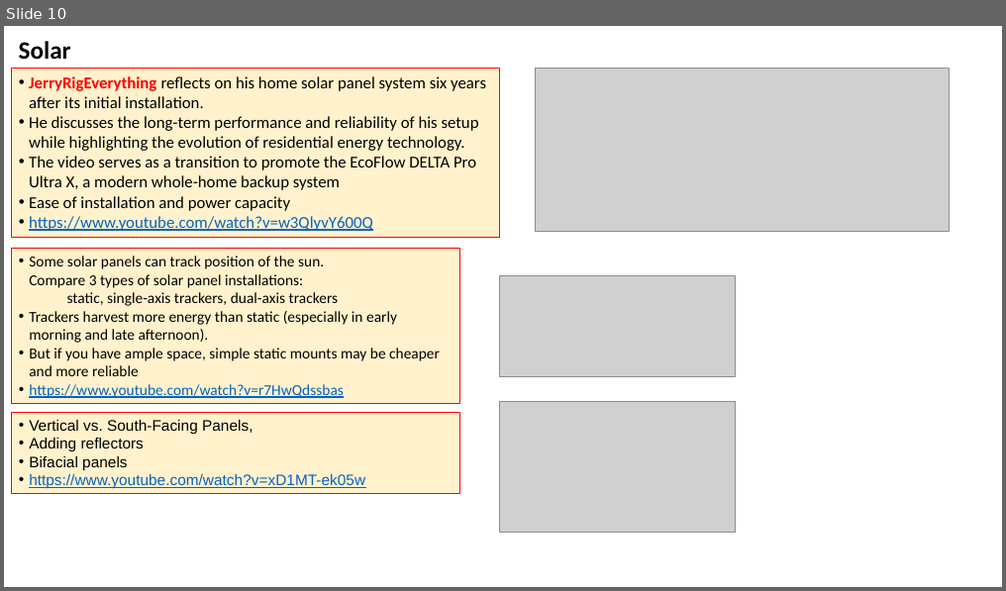
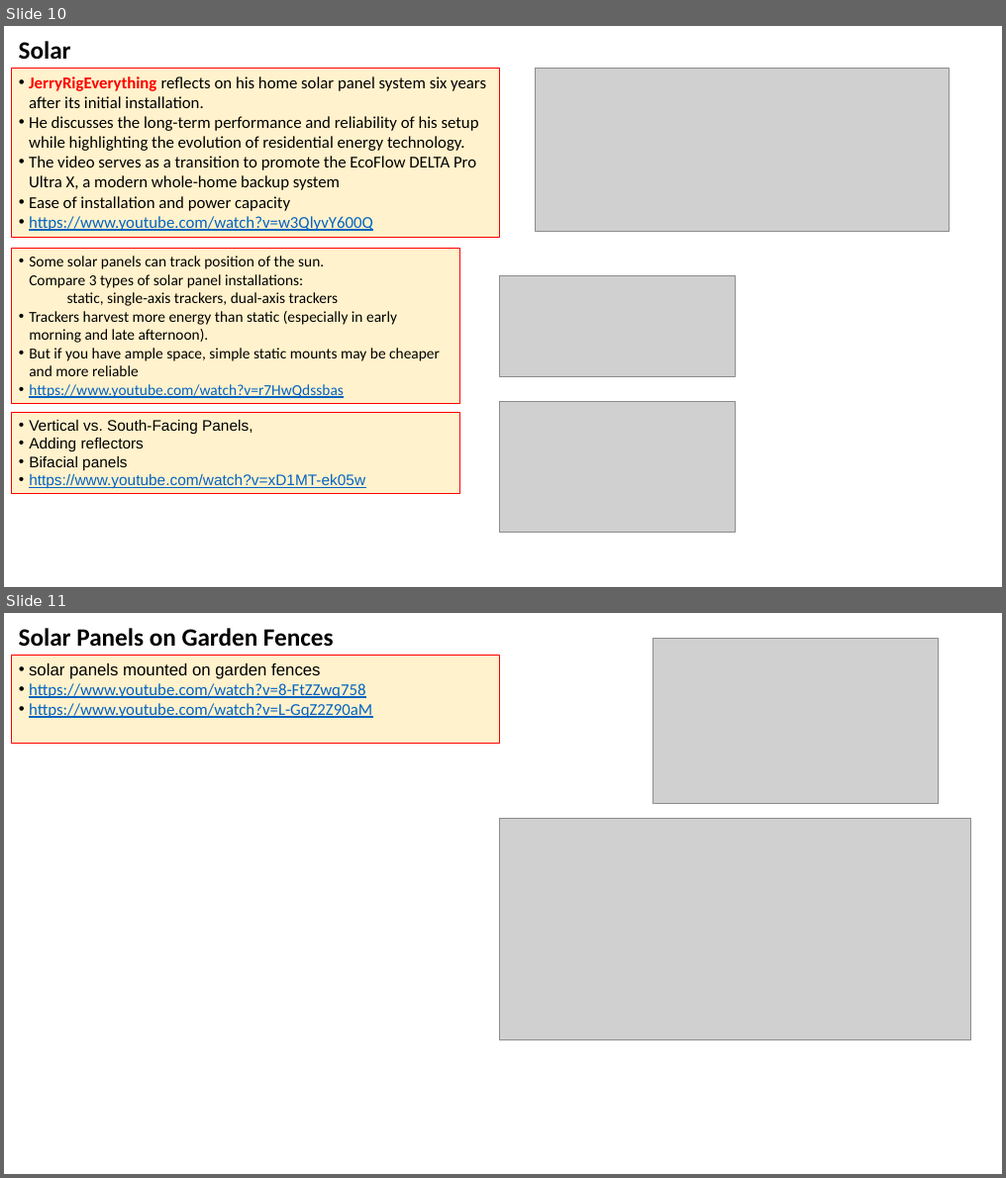
Before and after one commit to lselector/misc_farm, a slide deck: solar.pptx. Shown one above the other, each under a label of ours: slide 10 before the commit, slides 10 and 11 after it. The pictures are 1006x591 and 1006x1178 pixels, drawn with LibreOffice and Linux fonts; fonts in the diff are those of the drawing; grey boxes stand for pictures. Boxes give left, top, right and bottom in pixels: in the first picture for what was removed or moved away, otherwise in the second. Text is boxed around its words. In the diff, an @@ line names an element or a change of style, - is before the commit and + after.

```diff
--- a/solar.pptx
+++ b/solar.pptx
@@ slide 11 added at [4,613,1002,1174], background #FFFFFF @@
@@ text added at [19,628,334,647], 18 pt, text #000000, bold @@
+Solar Panels on Garden Fences
@@ picture added at [652,638,938,804] @@
@@ rectangle added at [11,655,499,743], fill #FFF2CC, outline #FF0000 0.56 pt, 12 pt, text #0563C1, underline @@
+• solar panels mounted on garden fences
+• https://www.youtube.com/watch?v=8-FtZZwq758
+• https://www.youtube.com/watch?v=L-GqZ2Z90aM
@@ picture added at [499,819,970,1040] @@
```
Also in this commit, not shown: 2 slides changed, 2 other slides added, 1 other file.
